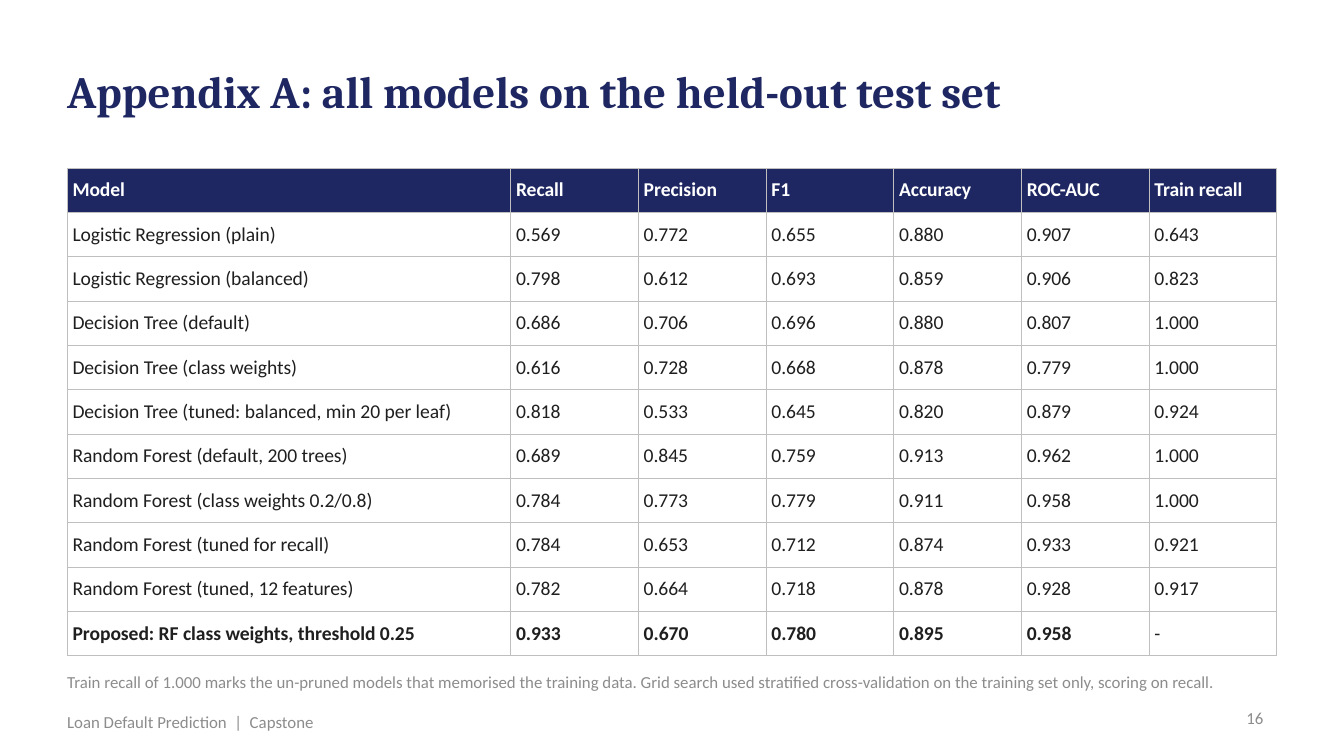
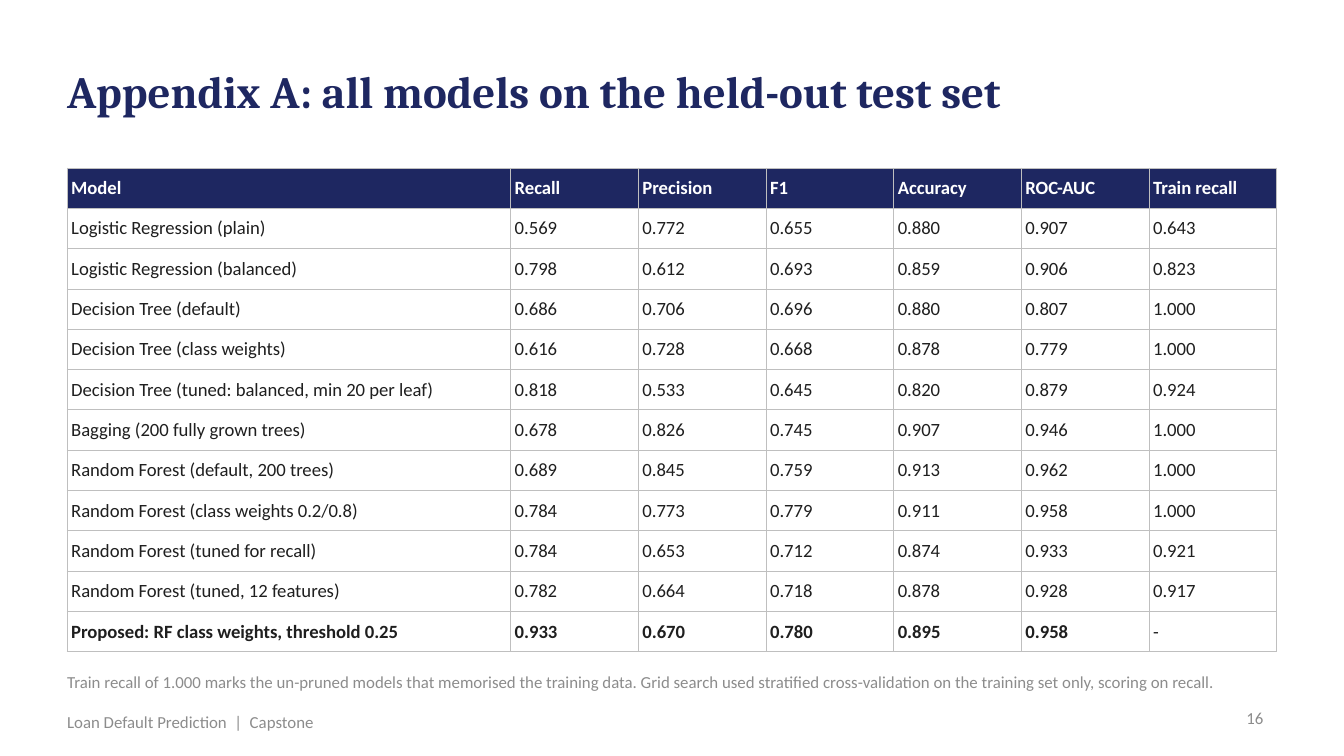
Before and after one commit to shubham1891/Personal-code, a slide deck: slide 16 of presentation/Loan_Default_Prediction_Presentation.pptx. Drawn at 1344x756 pixels with LibreOffice and Linux fonts; fonts in the diff are those of the drawing. Boxes give left, top, right and bottom in pixels: in the first picture for what was removed or moved away, otherwise in the second. Text is boxed around its words. In the diff, an @@ line names an element or a change of style, - is before the commit and + after.

```diff
--- a/presentation/Loan_Default_Prediction_Presentation.pptx
+++ b/presentation/Loan_Default_Prediction_Presentation.pptx
@@ table at (67,168,1277,645) @@
+row 7: Bagging (200 fully grown trees) | 0.678 | 0.826 | 0.745 | 0.907 | 0.946 | 1.000
```
Also in this commit, not shown: 2 other slides changed, 11 other files.
